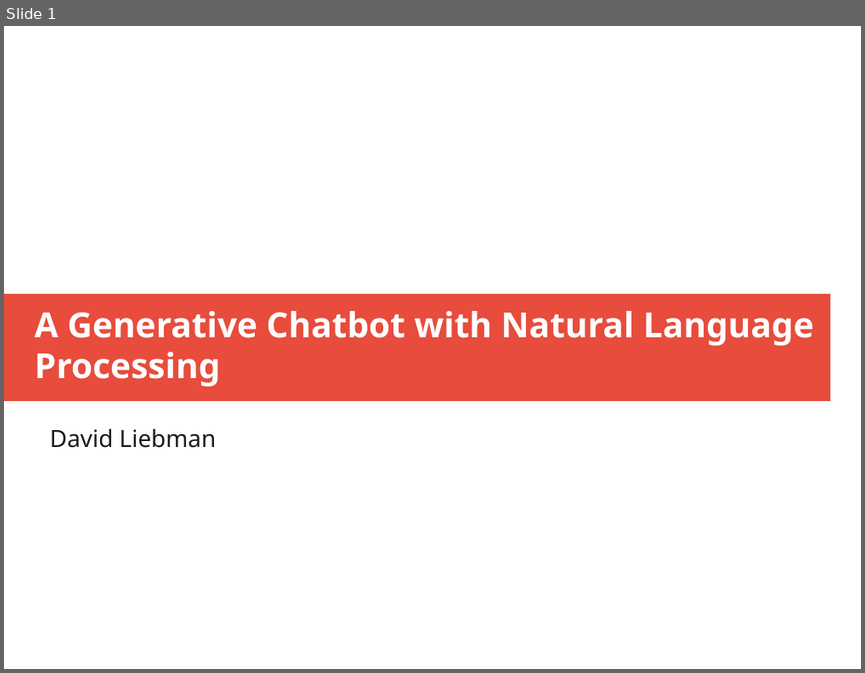
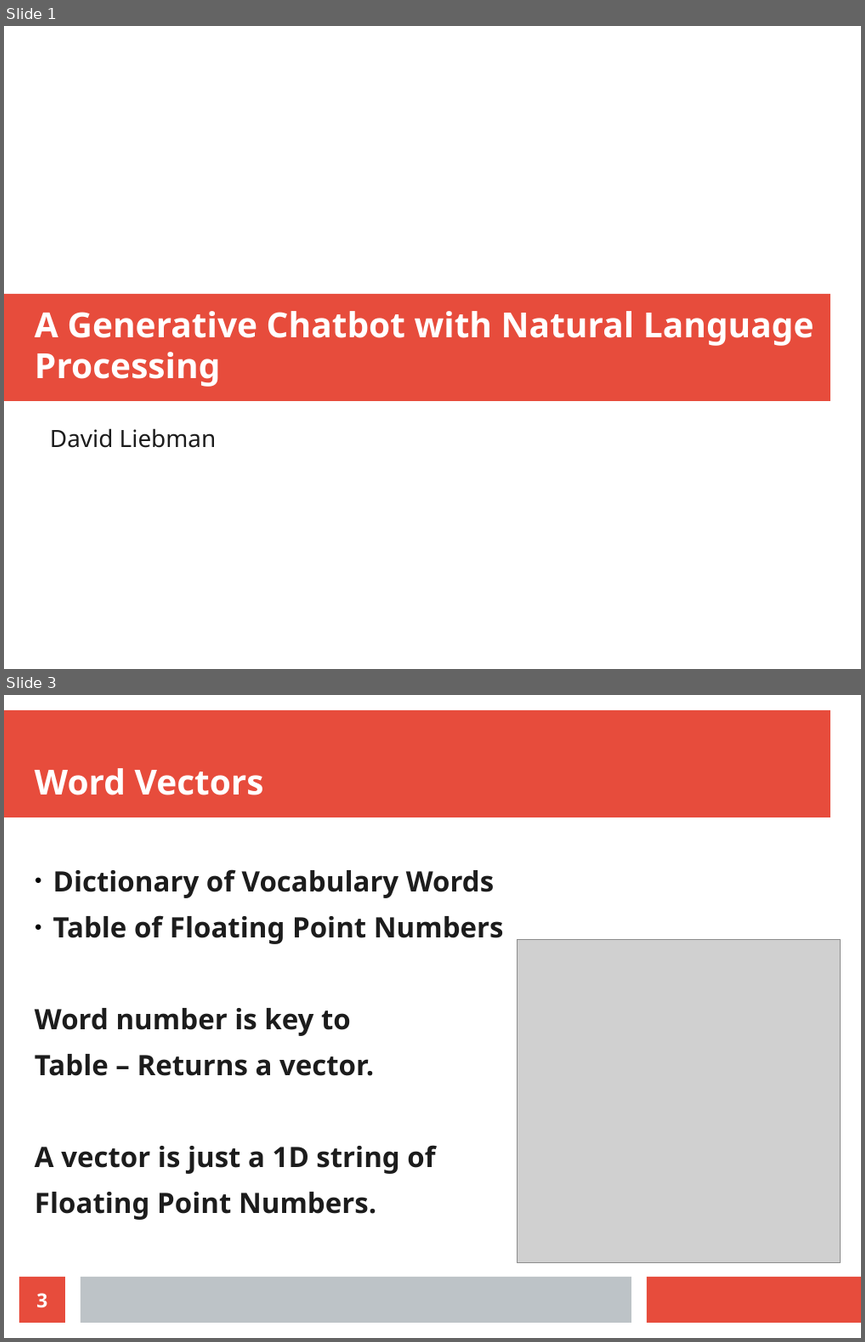
Before and after one commit to radiodee1/liebman_spring20, a slide deck: pdf/thesis_presentation.odp. Shown one above the other, each under a label of ours: slide 1 before the commit, slides 1 and 3 after it; the slides between them are not shown. The pictures are 865x673 and 865x1342 pixels, drawn with LibreOffice and Linux fonts; fonts in the diff are those of the drawing; grey boxes stand for pictures. Boxes give left, top, right and bottom in pixels: in the first picture for what was removed or moved away, otherwise in the second. Text is boxed around its words. In the diff, an @@ line names an element or a change of style, - is before the commit and + after.

Commit message:
presentation

```diff
--- a/pdf/thesis_presentation.odp
+++ b/pdf/thesis_presentation.odp
@@ slide 3 added at (4,695,861,1338), background #FFFFFF @@
@@ rectangle added at (4,710,830,818), fill #E74C3C @@
@@ title added at (35,768,264,795), 32 pt, text #FFFFFF, bold @@
+Word Vectors
@@ text added at (35,869,504,1219), 26 pt, text #1C1C1C, bold @@
+● Dictionary of Vocabulary Words
+● Table of Floating Point Numbers
+Word number is key to
+Table – Returns a vector.
+A vector is just a 1D string of
+Floating Point Numbers.
@@ picture added at (517,939,840,1263) @@
@@ page number added at (19,1276,65,1322), fill #E74C3C, 18 pt, text #FFFFFF, bold @@
+3
@@ rectangle added at (80,1276,631,1322), fill #BDC3C7 @@
@@ rectangle added at (647,1276,861,1322), fill #E74C3C @@
```
Also in this commit, not shown: 7 other slides added, 1 slide removed.
